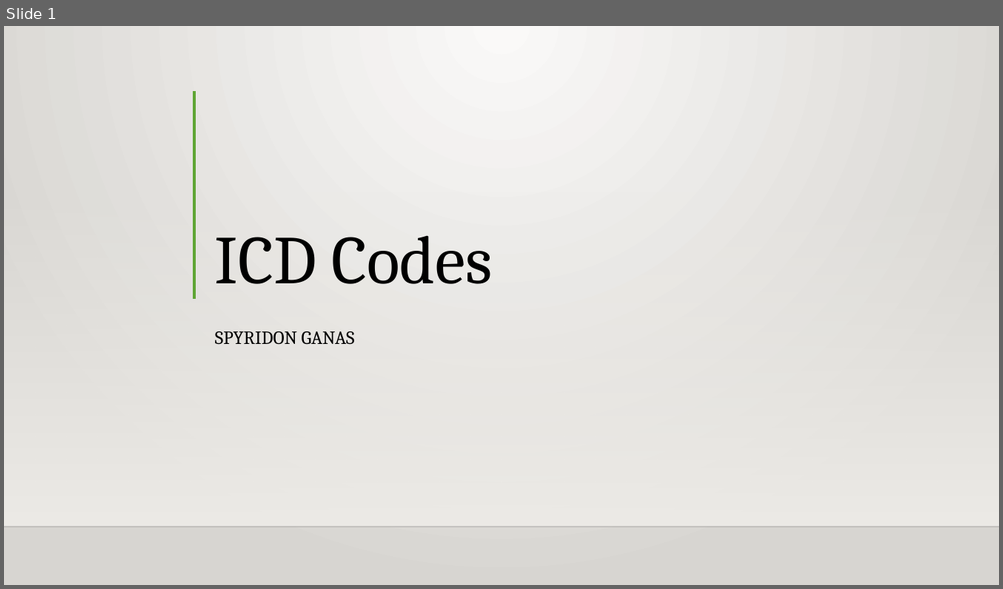
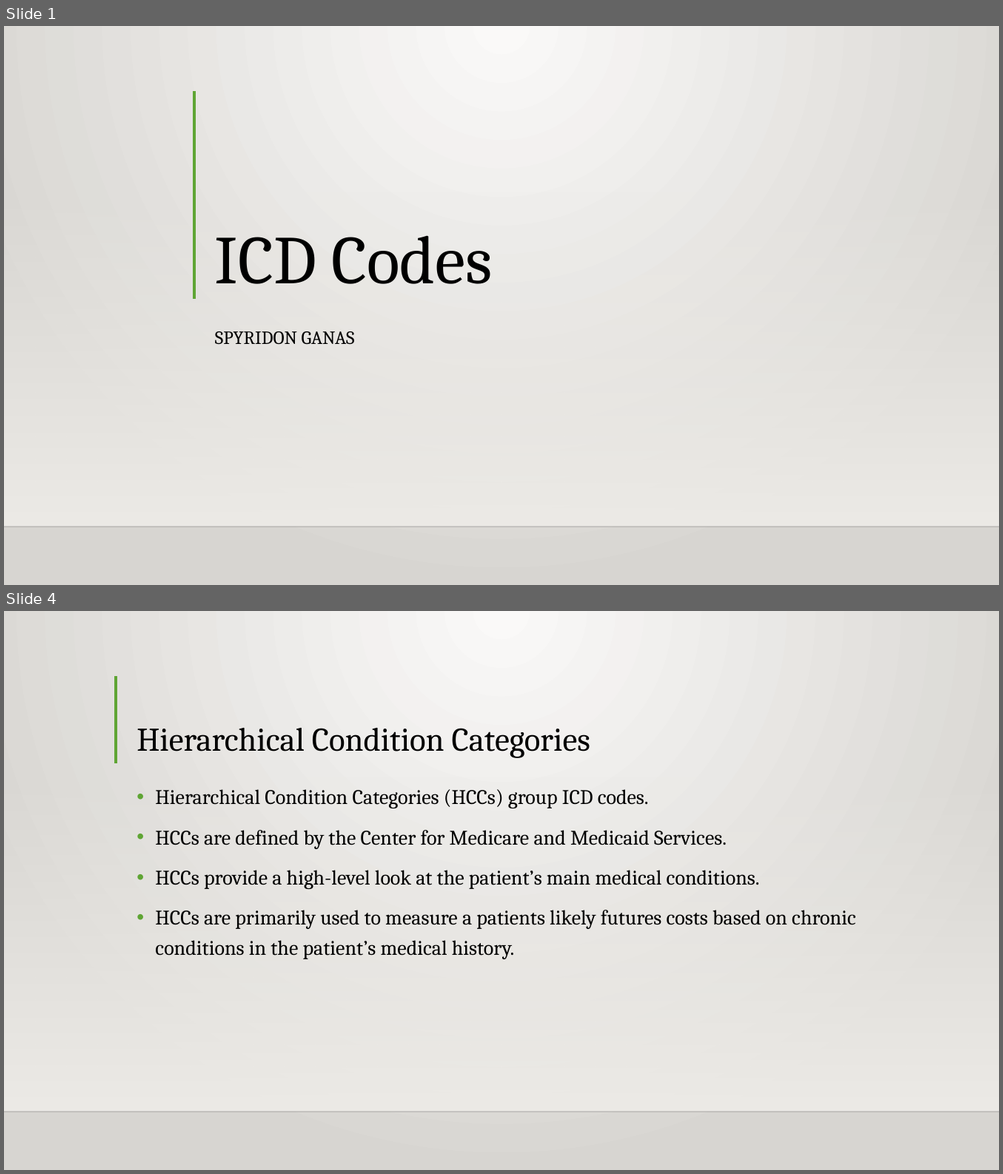
Before and after one commit to Intro-to-APCD/Intro-to-APCD.github.io, a slide deck: PowerPoints/Phase 3 - Claims Terminology/013 What are icd code.pptx. Shown one above the other, each under a label of ours: slide 1 before the commit, slides 1 and 4 after it; the slides between them are not shown. The pictures are 1003x589 and 1003x1174 pixels, drawn with LibreOffice and Linux fonts; fonts in the diff are those of the drawing; background and template pictures are left out. Boxes give left, top, right and bottom in pixels: in the first picture for what was removed or moved away, otherwise in the second. Text is boxed around its words. In the diff, an @@ line names an element or a change of style, - is before the commit and + after.

```diff
--- a/PowerPoints/Phase 3 - Claims Terminology/013 What are icd code.pptx
+++ b/PowerPoints/Phase 3 - Claims Terminology/013 What are icd code.pptx
@@ slide 4 added at [4,611,999,1170], background gradient #FAFAF9 to #D7D5D2; not listed: 2 template elements that a slide beside it also shows @@
@@ line added from (116, 676) to (116, 763), #5FA534 3 pt @@
@@ title added at [136,728,590,758], 32 pt, text #000000 @@
+Hierarchical Condition Categories
@@ text added at [155,789,856,960], 20 pt, text #000000 @@
+• Hierarchical Condition Categories (HCCs) group ICD codes.
+• HCCs are defined by the Center for Medicare and Medicaid Services.
+• HCCs provide a high-level look at the patient’s main medical conditions.
+• HCCs are primarily used to measure a patients likely futures costs based on chronic conditions in the patient’s medical history.
```
Also in this commit, not shown: 3 other slides added, 5 slides removed, 3 other files.
